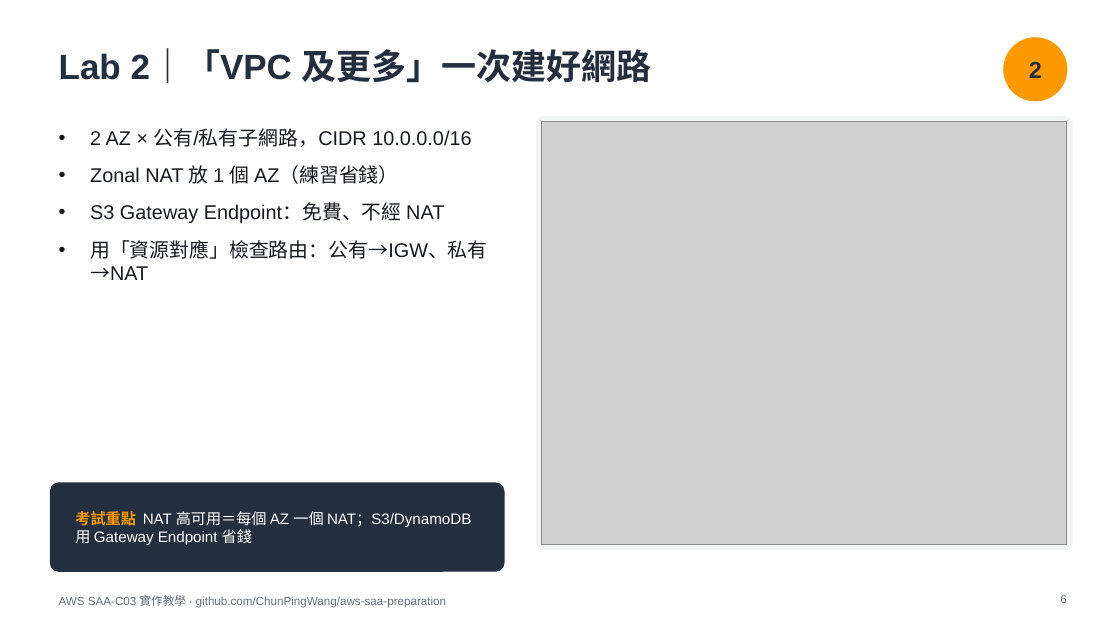
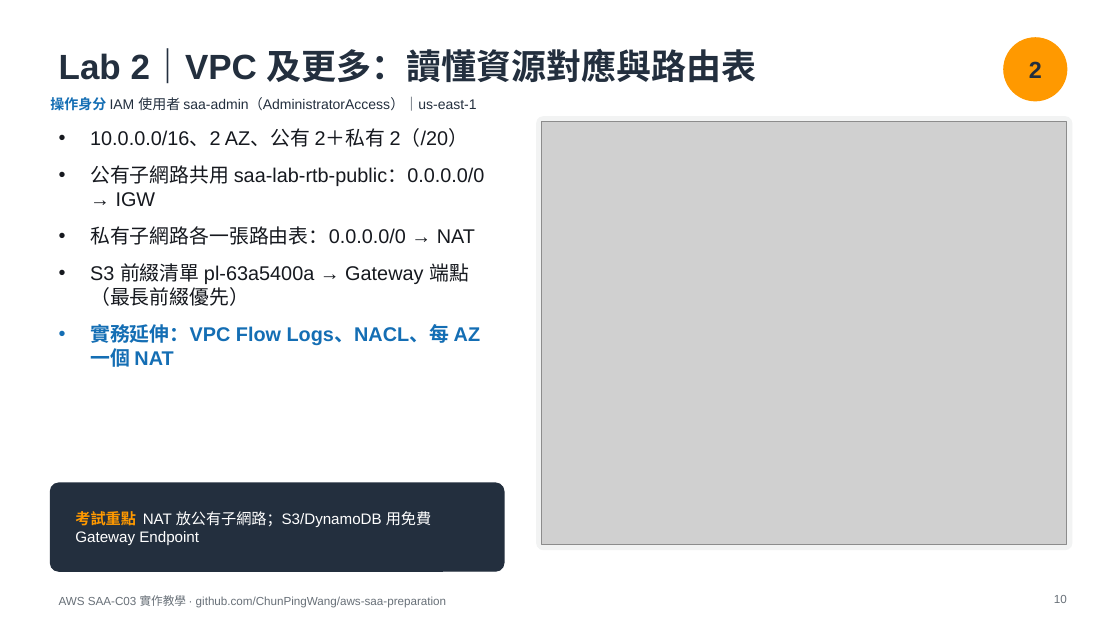
Before and after one commit to ChunPingWang/aws-saa-preparation, a slide deck: slide 10 of slides/aws-saa-c03-hands-on.pptx (slide 6 before the commit). Drawn at 1120x630 pixels with LibreOffice and Linux fonts; fonts in the diff are those of the drawing; grey boxes stand for pictures. Boxes give left, top, right and bottom in pixels: in the first picture for what was removed or moved away, otherwise in the second. Text is boxed around its words. In the diff, an @@ line names an element or a change of style, - is before the commit and + after.

Commit message:
v2: slides — identity chips, Lab 0, access comparison, CIDR, Regional/Zonal, practical extensions

```diff
--- a/slides/aws-saa-c03-hands-on.pptx
+++ b/slides/aws-saa-c03-hands-on.pptx
@@ title at (59,49,757,84): text changed @@
-Lab 2｜「VPC 及更多」一次建好網路
+Lab 2｜VPC 及更多：讀懂資源對應與路由表
@@ text added at (50,97,476,111), 12 pt, text #232F3E @@
+操作身分 IAM 使用者 saa-admin（AdministratorAccess）｜us-east-1
@@ text at (90,130,485,367): text changed @@
-• 2 AZ × 公有/私有子網路，CIDR 10.0.0.0/16
-• Zonal NAT 放 1 個 AZ（練習省錢）
-• S3 Gateway Endpoint：免費、不經 NAT
-• 用「資源對應」檢查路由：公有→IGW、私有→NAT
+• 10.0.0.0/16、2 AZ、公有 2＋私有 2（/20）
+• 公有子網路共用 saa-lab-rtb-public：0.0.0.0/0 → IGW
+• 私有子網路各一張路由表：0.0.0.0/0 → NAT
+• S3 前綴清單 pl-63a5400a → Gateway 端點（最長前綴優先）
+• 實務延伸：VPC Flow Logs、NACL、每 AZ 一個 NAT
@@ text at (75,511,431,545): text changed @@
-考試重點 NAT 高可用＝每個 AZ 一個 NAT；S3/DynamoDB 用 Gateway Endpoint 省錢
+考試重點 NAT 放公有子網路；S3/DynamoDB 用免費 Gateway Endpoint
@@ page number at (1054,595,1067,603): text changed @@
-6
+10
```
Also in this commit, not shown: 13 other slides changed, 4 slides added.
